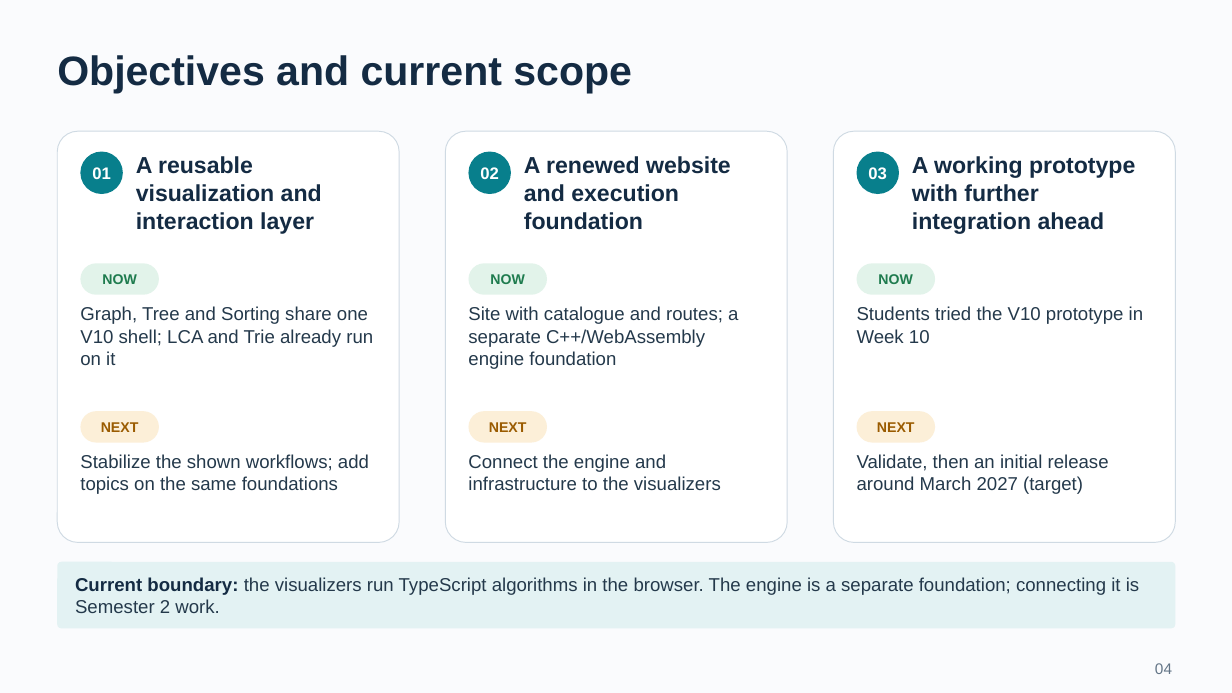
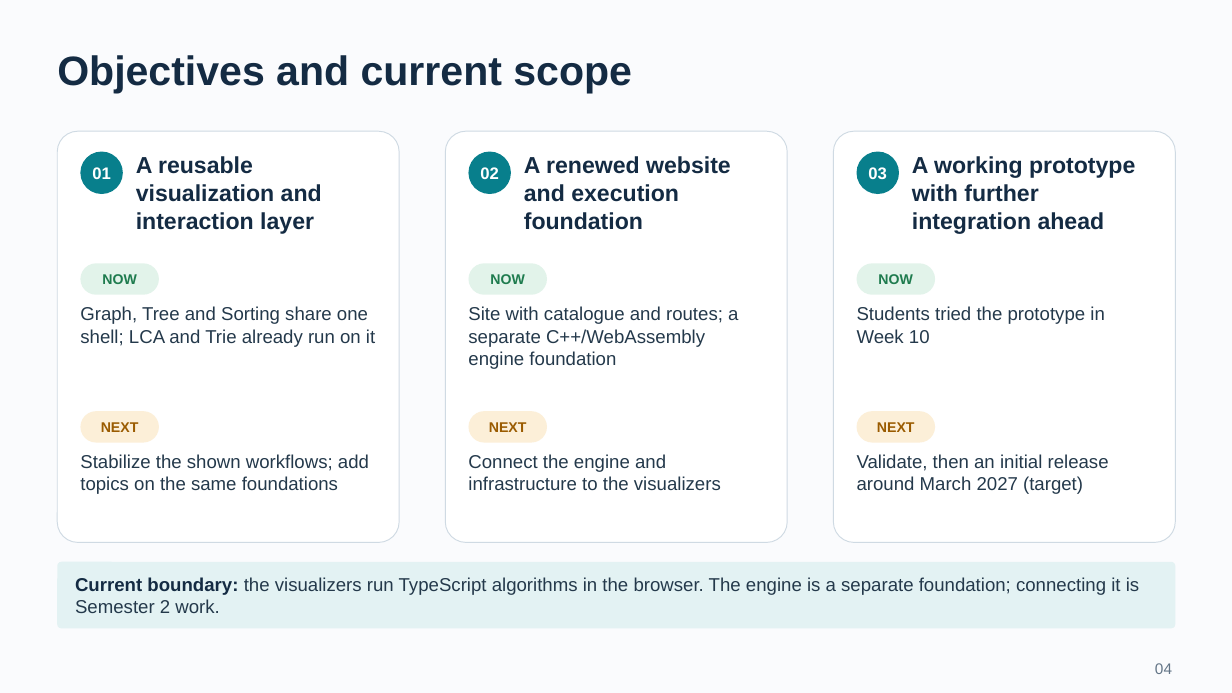
Before and after one commit to BJoozz/docsforfyp, a slide deck: slide 4 of presentation/VisuAlgo_CA_Presentation.pptx. Drawn at 1232x693 pixels with LibreOffice and Linux fonts; fonts in the diff are those of the drawing. Boxes give left, top, right and bottom in pixels: in the first picture for what was removed or moved away, otherwise in the second. Text is boxed around its words. In the diff, an @@ line names an element or a change of style, - is before the commit and + after.

```diff
--- a/presentation/VisuAlgo_CA_Presentation.pptx
+++ b/presentation/VisuAlgo_CA_Presentation.pptx
@@ text at (80, 306, 375, 347): text changed @@
-Graph, Tree and Sorting share one V10 shell; LCA and Trie already run on it
+Graph, Tree and Sorting share one shell; LCA and Trie already run on it
@@ text at (857, 306, 1104, 343): text changed @@
-Students tried the V10 prototype in Week 10
+Students tried the prototype in Week 10
```
Also in this commit, not shown: 8 other slides changed, 18 other files.
